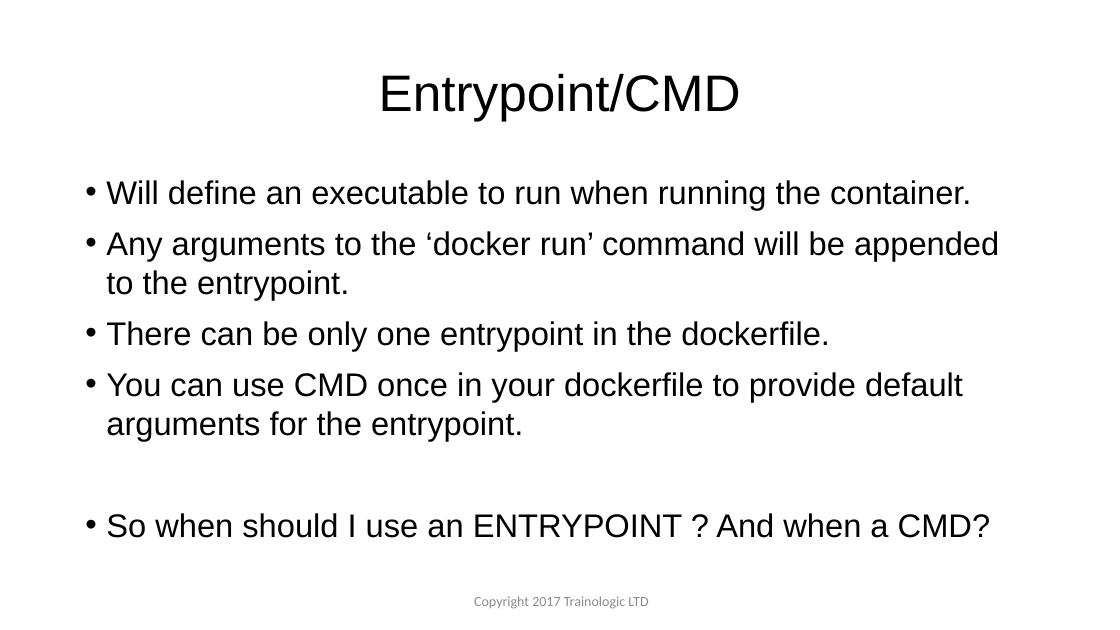
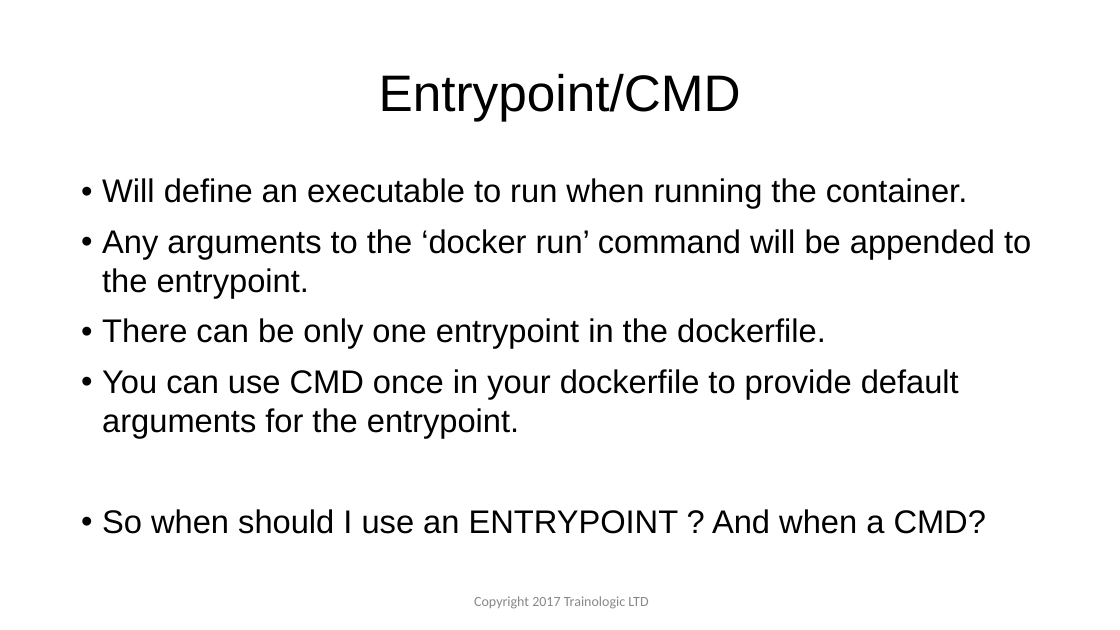
Before and after one commit to ColonelLanda/docker-meetup-2018, a slide deck: slide 22 of Docker - Meetup.pptx (slide 23 before the commit). Drawn at 1120x630 pixels with LibreOffice and Linux fonts; fonts in the diff are those of the drawing; background and template pictures are left out. Boxes give left, top, right and bottom in pixels: in the first picture for what was removed or moved away, otherwise in the second. Text is boxed around its words. In the diff, an @@ line names an element or a change of style, - is before the commit and + after.

```diff
--- a/Docker - Meetup.pptx
+++ b/Docker - Meetup.pptx
@@ text "Will define an executable to ..." at (102,178,1031,534): line spacing 1 to 0.99 @@
```
Also in this commit, not shown: 35 other slides changed, 2 slides added, 5 slides removed, 1 other file.
